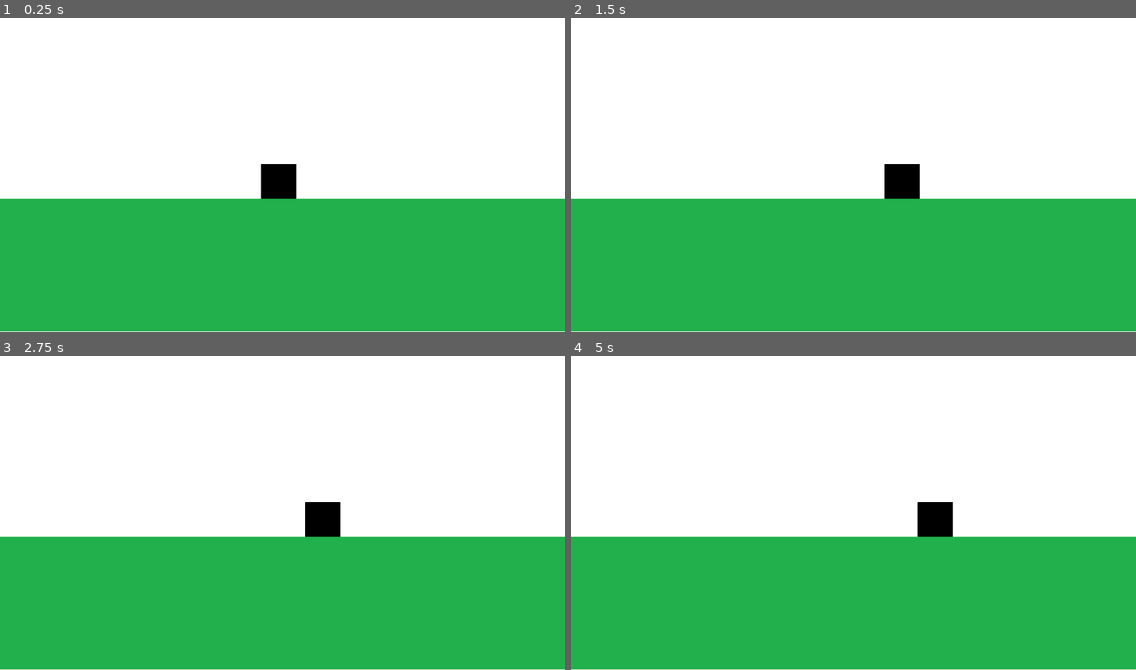
Above: before the commit, frames 1-4 (two rows, left to right).
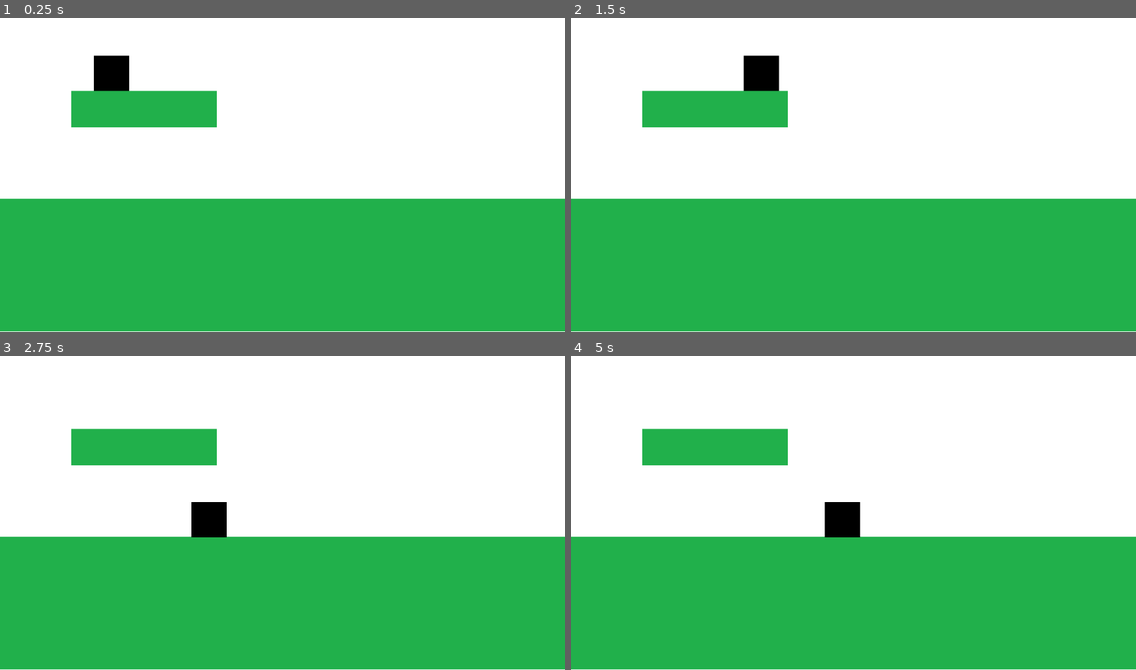
Above: after the commit, the same moments.

Repository: ItuFede/intropv
Game: Godot game, scene res://Main.tscn
Two runs of this game, one before a commit and one after it. Both use one fixed random seed, a clock stepped at 60 frames per second and the inputs below.
Inputs:
- Up to frame 1 (0.25 s): no input
- Up to frame 2 (1.5 s): tap Enter at 0.5 s; hold D (derecha) from 0.53 s (still down)
- Up to frame 3 (2.75 s): release D (derecha) at 2.03 s; hold A (izquierda) from 2.03 s (still down)
- Up to frame 4 (5 s): release A (izquierda) at 2.78 s; hold D (derecha) 2.78-4.28 s; hold A (izquierda) from 4.28 s (still down)

The runs differ from the first frame. In frame 1, 4.5% of the frame differs, in the area x 12-53%, y 11-58%; in frame 2, 4.5%, in the area x 12-62%, y 11-58%; in frame 3, 4.4%; in frame 4, 4.5%.

Commit message:
add gravity

Diff:
--- a/Main.tscn
+++ b/Main.tscn
@@ -1,9 +1,18 @@
-[gd_scene load_steps=5 format=2]
+[gd_scene load_steps=8 format=2]
 
 [ext_resource path="res://assets/imagenes/background.png" type="Texture" id=1]
 [ext_resource path="res://assets/imagenes/player.png" type="Texture" id=2]
-[ext_resource path="res://entities/player/Player.gd" type="Script" id=3]
 [ext_resource path="res://assets/imagenes/floor.png" type="Texture" id=4]
+[ext_resource path="res://entities/player/PlayerKinematic.gd" type="Script" id=5]
+
+[sub_resource type="RectangleShape2D" id=1]
+extents = Vector2( 511.607, 119.042 )
+
+[sub_resource type="RectangleShape2D" id=3]
+extents = Vector2( 32.9186, 32.8642 )
+
+[sub_resource type="RectangleShape2D" id=2]
+extents = Vector2( 31.7279, 31.9116 )
 
 [node name="Main" type="Node"]
 
@@ -20,13 +29,43 @@
 "_edit_use_anchors_": false
 }
 
-[node name="Player" type="Sprite" parent="."]
-position = Vector2( 504.919, 326.66 )
-texture = ExtResource( 2 )
-script = ExtResource( 3 )
-speed = 100.0
+[node name="Floor" type="StaticBody2D" parent="."]
+collision_layer = 2147483649
 
-[node name="Floor" type="Sprite" parent="."]
+[node name="Floor" type="Sprite" parent="Floor"]
+show_behind_parent = true
 position = Vector2( 511.58, 478.544 )
 scale = Vector2( 15.5299, 3.66001 )
 texture = ExtResource( 4 )
+
+[node name="Collisio" type="CollisionShape2D" parent="Floor"]
+position = Vector2( 512.259, 478.374 )
+shape = SubResource( 1 )
+
+[node name="Floor2" type="StaticBody2D" parent="."]
+position = Vector2( -11, -263.99 )
+collision_layer = 2147483649
+
+[node name="Floor2" type="Sprite" parent="Floor2"]
+show_behind_parent = true
+position = Vector2( 271.847, 458.754 )
+scale = Vector2( 4, 1 )
+texture = ExtResource( 4 )
+
+[node name="Collision2" type="CollisionShape2D" parent="Floor2"]
+show_behind_parent = true
+position = Vector2( 271.847, 458.754 )
+scale = Vector2( 4, 1 )
+shape = SubResource( 3 )
+
+[node name="PlayerKinematic" type="KinematicBody2D" parent="."]
+position = Vector2( -284.268, -66.3674 )
+script = ExtResource( 5 )
+
+[node name="Player" type="Sprite" parent="PlayerKinematic"]
+position = Vector2( 486.535, 120.907 )
+texture = ExtResource( 2 )
+
+[node name="CollisionShape2D" type="CollisionShape2D" parent="PlayerKinematic"]
+position = Vector2( 486.697, 121.003 )
+shape = SubResource( 2 )
--- /dev/null
+++ b/entities/player/PlayerKinematic.gd
@@ -0,0 +1,32 @@
+extends KinematicBody2D
+
+export (float) var speed:float = 150
+export (float) var gravity:float = 5
+export (float) var jump:float = 100
+
+func _physics_process(delta):
+	var right_pressed:bool = Input.is_action_pressed("derecha")
+	var left_pressed:bool = Input.is_action_pressed("izquierda")
+
+#	var direction:int = int(Input.is_action_pressed("derecha")) - int(Input.is_action_pressed("izquierda"))
+#	position.x += direction * speed * delta
+
+	var moveBy = Vector2(0,0)
+	if (right_pressed):
+		moveBy = Vector2(speed,0)
+	if (left_pressed):
+		moveBy = Vector2(-speed,0)
+	self.move_and_slide(moveBy, Vector2(0,-1))
+
+	if(is_on_floor()):
+		print("On floor")
+	else:
+		move_and_collide(Vector2(0,gravity))
+
+
+#func _process(delta):
+#	var right:bool = Input.is_action_pressed("derecha")
+#	var left:bool = Input.is_action_pressed("izquierda")
+#
+#	var direction:int = int(Input.is_action_pressed("derecha")) - int(Input.is_action_pressed("izquierda"))
+#	position.x += direction * speed * delta
--- a/project.godot
+++ b/project.godot
@@ -33,6 +33,12 @@
 , Object(InputEventKey,"resource_local_to_scene":false,"resource_name":"","device":0,"alt":false,"shift":false,"control":false,"meta":false,"command":false,"pressed":false,"scancode":16777231,"unicode":0,"echo":false,"script":null)
  ]
 }
+saltar={
+"deadzone": 0.5,
+"events": [ Object(InputEventKey,"resource_local_to_scene":false,"resource_name":"","device":0,"alt":false,"shift":false,"control":false,"meta":false,"command":false,"pressed":false,"scancode":32,"unicode":0,"echo":false,"script":null)
+, Object(InputEventKey,"resource_local_to_scene":false,"resource_name":"","device":0,"alt":false,"shift":false,"control":false,"meta":false,"command":false,"pressed":false,"scancode":16777232,"unicode":0,"echo":false,"script":null)
+ ]
+}
 
 [rendering]
 
Not shown, added: index.png.import
Not shown, changed: index.pck
